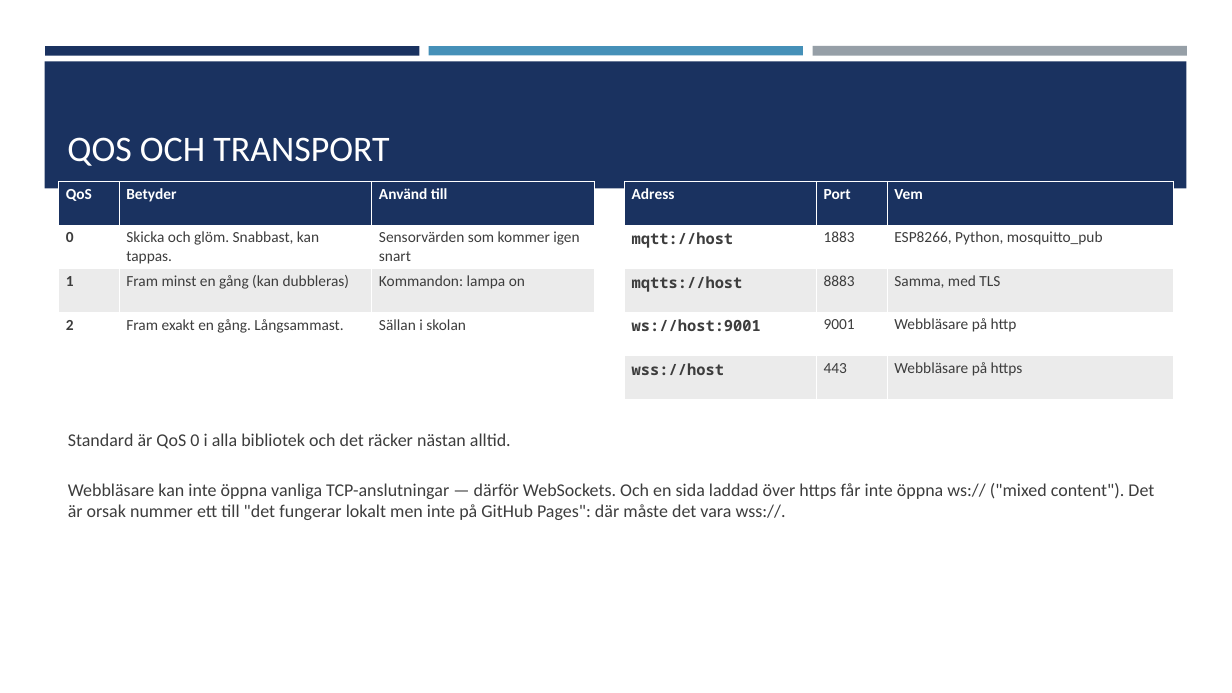
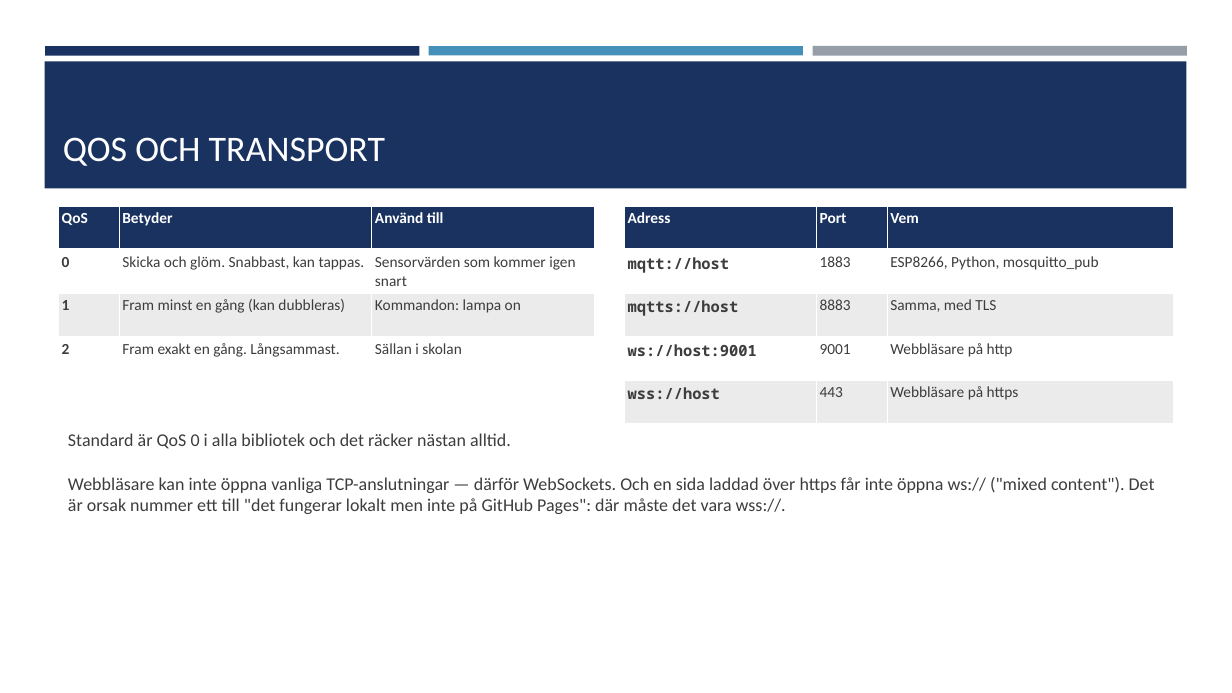
Before and after one commit to abbindustrigymnasium/driverbot-abbjetmus, a slide deck: slide 7 of MQTT-introduktion.pptx. Drawn at 1232x693 pixels with LibreOffice and Linux fonts; fonts in the diff are those of the drawing. Boxes give left, top, right and bottom in pixels: in the first picture for what was removed or moved away, otherwise in the second. Text is boxed around its words. In the diff, an @@ line names an element or a change of style, - is before the commit and + after.

```diff
--- a/MQTT-introduktion.pptx
+++ b/MQTT-introduktion.pptx
@@ title "QOS OCH TRANSPORT": place and size @@
-title "QOS OCH TRANSPORT" at box(67, 137, 389, 166)
+title "QOS OCH TRANSPORT" at box(63, 137, 385, 166)
@@ table: place and size @@
-table at box(59, 182, 595, 356)
+table at box(59, 206, 595, 380)
@@ table: place and size @@
-table at box(625, 182, 1174, 399)
+table at box(625, 206, 1174, 423)
@@ text "Standard är QoS 0 i ..." rewrapped from box(68, 433, 1154, 520) to box(68, 433, 1155, 514) @@
```
Also in this commit, not shown: 14 other slides changed, 2 slides removed.
